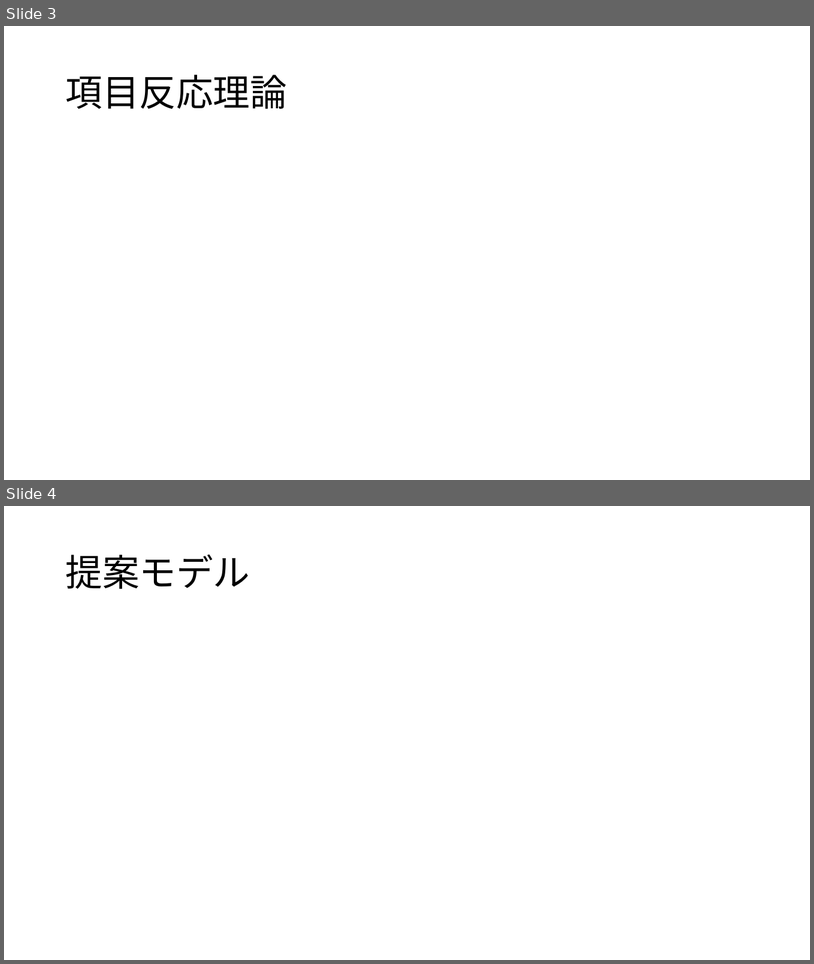
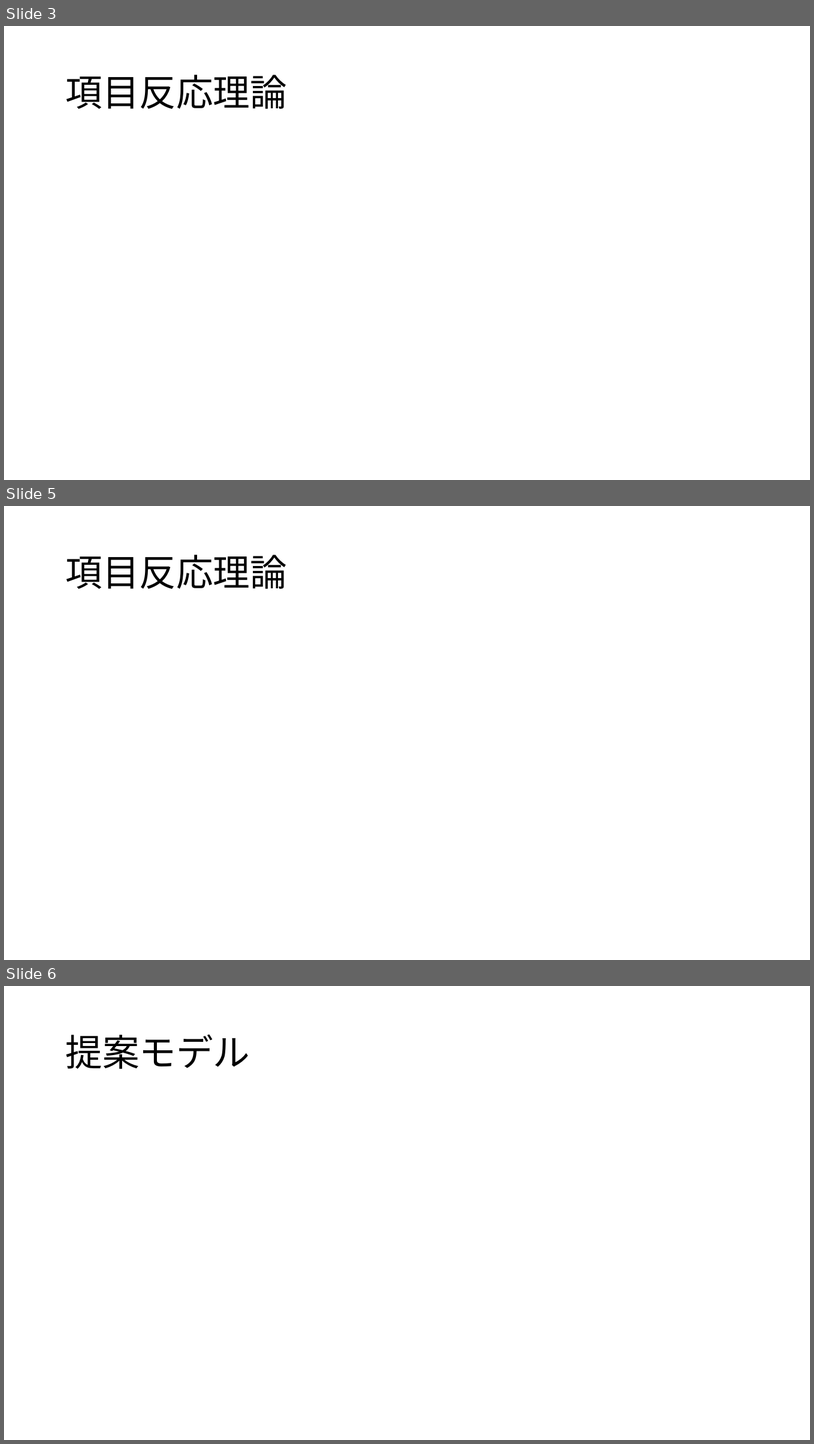
Before and after one commit to Mayu925/lab, a slide deck: chukan/発表スライド.pptx. Shown one above the other, each under a label of ours: slides 3 and 4 before the commit, slides 3, 5 and 6 after it; the slides between them are not shown. The pictures are 814x964 and 814x1444 pixels, drawn with LibreOffice and Linux fonts; fonts in the diff are those of the drawing; grey boxes stand for pictures. Boxes give left, top, right and bottom in pixels: in the first picture for what was removed or moved away, otherwise in the second. Text is boxed around its words. In the diff, an @@ line names an element or a change of style, - is before the commit and + after.

```diff
--- a/chukan/発表スライド.pptx
+++ b/chukan/発表スライド.pptx
@@ slide 5 added at (4, 506, 810, 960), background #FFFFFF @@
@@ title added at (65, 555, 287, 589), 44 pt, text #000000 @@
+項目反応理論
@@ what was slide 4 is now slide 6 @@
```
Also in this commit, not shown: 3 slides changed, 1 other slide added, 5 other files.
